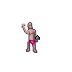
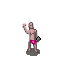
Comparing the layer stacks of the two 72x72 images. Changes:
painted on "worker.png" over [21, 22, 41, 53]
added layer "Shadow" (60%) over [26, 48, 40, 56]
